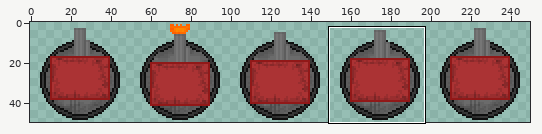
Sprite sheet, stored at standart.png. The picture above shows the old version from afar; the outline marks the close-up.
Close-up. The starting point:
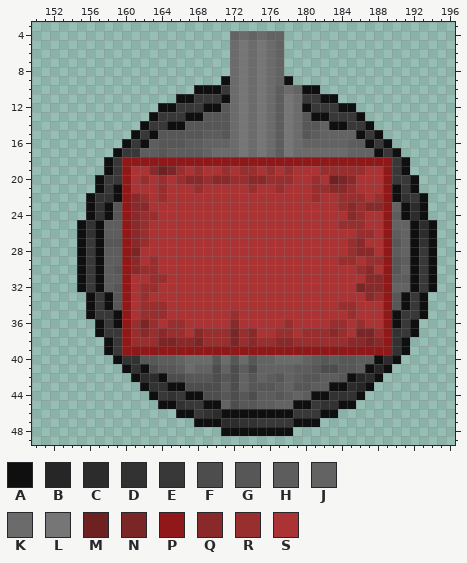
The file is 250x50 pixels. Colours within 5 levels of each other are drawn and written as one. Shown: x 150..196, y 3..49. The commit also changed other parts of the picture, which this record leaves out.
Palette (. is transparent): A #0f0f0f  B #262626  C #2c2c2c  D #323232  E #383838  F #4d4d4d  G #575757  H #5d5d5d  J #636363  K #6b6b6b  L #767676  M #6d2121  N #7a2526  P #911818  Q #89292a  R #992e2f  S #ab3334
Pixels before, first column x 155:
 4 .................JKJKJJ.................
 5 .................KLKLKJ.................
 6 .................KLKLKJ.................
 7 .................KLKLKJ.................
 8 .................KLKLKJ.................
 9 ................AKLKLKJA................
10 .............AAAEKLKLKHKJAA.............
11 ...........AAEEEAKLKLKHLKEEAA...........
12 .........AAEEEAAGKLKLKHLKAEEEAA.........
13 ........AEEEAAGGGKLKLKHLKGAAEEEA........
14 .......AEEAAGGGGGKLKLKHLKGGJAAEEA.......
15 ......AEAGGGGGHHGKLKLKHLKGHJJJJAEA......
16 .....AEAHGGGHHJJJKLKLKHLKJJJJJHHAEA.....
17 ....AEEHHGHHHHJKKKLKLKHLKKKKKKJJJAEA....
18 ...AEPPPPPPPPPPPPPPPPPPPPPPPPPPPPPPEA...
19 ...AEPSSQMNRSRSSRSRRSRSRSSSRRRRRSSPEA...
20 ..AEEPSRSRSRQQRQQRRQQRRRSSRSMNQSSSPEEA..
21 ..AEAPSSSRSSSRSSSSSRSSRSSSRRQQRSSSPAEA..
22 .ADDAPQRSRSSSSSSSSSSSSSSSSRSSRRRSRPADEA.
23 .ADAGPQQSSSSSSSSSSSSSSSSSSSSSRQRQQPJACA.
24 .ADAGPQRRSSSSSSSSSSSSSSSSSSSSSQRSSPHACA.
25 ADAHHPQRSSSSSSSSSSSSSSSSSSSSSRRRSSPJJACA
26 ADAHHPQRSSSSSSSSSSSSSSSSSSSSSSSRRSPHJACA
27 AEAGGPQRSSSSSSSSSSSSSSSSSSSSSSRQSSPGJADA
28 AEAHHPNSSSSSSSSSSSSSSSSSSSSSSSRQQSPHJAEA
29 AEAHHPQSRSSSSSSSSSSSSSSSSSSSSRRSRRPGHAEA
30 AEAHGPQRRSSSSSSSSSSSSSSSSSSSSSSRQSPGJAEA
31 AEAHHPSSRRSSSSSSSSSSSSSSSSSSSSSSQQPHHAEA
32 AEAHGPSRRSSSSSSSSSSSSSSSSSSSSSSNQQPJJAEA
33 .AEAGPSRSSSSSSSSSSSSSSSSSSSSSSSSQRPGAEA.
34 .AEAGPSRRRSSSSSSSSSSSSSSSSSSSRRSSSPGAEA.
35 .AEEAPSRRRSSSSSSSRSSSSSSSSSSSSRSSSPAEEA.
36 ..AEAPRNRSRRSSSSSQSSSSSRSSSSRRSRSSPAEA..
37 ..AEEPRQRQRRSQRRRNRQSSRRSRRRQRSNNRPDEA..
38 ...AEPRRRNNQQNRRRNRQRRQQRRRRRRQQNQPDA...
39 ...AEPPPPPPPPPPPPPPPPPPPPPPPPPPPPPPDA...
40 ....ADDGGHHJKKKGKGKGJJKKKJHGHGGHHACA....
41 .....ADAFGGHKJJFJFHFJJJJHHGFFGGHABA.....
42 ......ACCAFFGGGFGFJGJHGJHGGHHGABCA......
43 .......ADDAAFFFFHFJGGGHJGGHHAACBA.......
44 ........AEDEAAFFGFGFHHGHJHAADDDA........
45 .........AADEEAAJFGGHHJJAAEDDAA.........
46 ...........AAEDCAAAAAAAAEEEAA...........
47 .............AAACCDDEEEEAAA.............
48 ................AAAAAAAA................
The result:
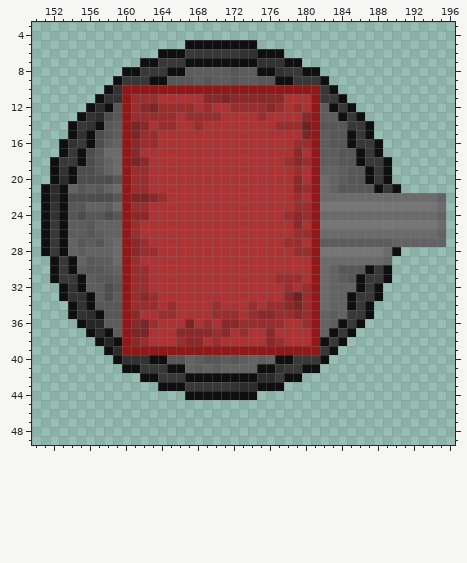
The edit:
Changed rows in their new state; - is an unchanged pixel.
first column x 151:
 4 ---------------------......------------------
 5 ----------------AAAAAAAA...------------------
 6 -------------AAAEEEEEEDDAAA------------------
 7 -----------AAEEEAAAAAAAADDDAA----------------
 8 ---------AAEEEAAHHHHHGHHAADEEAA--------------
 9 --------AEEEAAGGGHGHHGHHGGA-EEEA-------------
10 -------ADPPPPPPPPPPPPPPPPPPPPPPEA------------
11 ------ADDPRRRSSSSSQQNQQQQQQSSSPEEA-----------
12 -----ACAGPRQNRRRRSRSSRRRRQRSRSPHAE-----------
13 ----ADCFGPRRRRRSRRRRSSSSRSSSSQPHHA-----------
14 ---AEDAGHPNQSRRSSRSSSSSSSSRRRMPGGG-----------
15 ---ADAFGHPNRRSSSSSSSSSSSSSSSSNPHGGAEA.-------
16 --ADEAFHJPQRRSSSSSSSSSSSSSSSRRPHGGAEEA.------
17 --AEAFGKKPQSSSSSSSSSSSSSSSSSQSPHHGGAE-..-----
18 -AEEAFGJK-NQSSSSSSSSSSSSSSSRQR-HHGGAEEA..----
19 -ADAFFGJK-RRSSSS-S--S-SS-S-SR-PJJHGGAEA..----
20 -ACAFFFFG-R--S-SSSSSSSSSSSSSQ-PKJHGGAEA...---
21 ACAJGHGJK-RR-S---S-----S--S-QRPKJGGGGAE-..---
22 ACAFFFFFG-NNQ---------------R-PKKKKKKKKKKKKKJ
23 ADAGGJJHK-RR----------------RRPLLLLLLLLLLLLLK
24 ADAGFGGF---QS--------------RQRPKKKKKKKKKKKKKJ
25 AEAHHGJJJ-RS----------------Q-PLLLLLLLLLLLLLK
26 AEAHHGHJJ-RS----------------RRPKKKKKKKKKKKKKJ
27 AEAJGHGJK------------------RR-PHHHHHHHHJ-JJJJ
28 AEAJHJJJK-QRR---------------RRPLLLLLLLKA....-
29 -AEAJGH-K-R-S-----------------PKKKKKKKJ.....-
30 -AEAHGG-J-R-S-----------------PKJGGGAEA.....-
31 -AEE-HGG--RRSS------------RRR-PKJHGAEEA.....-
32 --AD-HHF--R-S--------------R-RPKJJJAEA......-
33 --ADD-HFH-RQR--------------QMRPKJJAEEA.....--
34 ---AD-GG--R--SR----R---R-RRQNRPKJJAEA......--
35 ---ADCAGG-QSS-R----RR--RQQRRQRPJHJEEA......--
36 ----ABBHH-Q---SSN-R-Q-RRRRRS-RPJHAEA......---
37 -----ACAH-NNSSSQQ-Q-QS-S-QSS-SPJAEA.......---
38 ------ABA-Q-SSSR-QS-SSSSSQRSSSPAEA.......----
39 --------C----------------------EA........----
40 -----------DAAGGJHG-H-HJH-AAEEEA........-----
41 ----------AEEEAAJH-H-JJJAADEEAA........------
42 ----------.AAEEEAAAAAAAACCEAA.........-------
43 -----------..A--EEEEEDCCAAA..........--------
44 ------------....--AAAAAA............---------
45 -------------......................----------
46 ---------------..................------------
47 -----------------..............--------------
48 --------------------........-----------------
Pixel boxes of the changes (left, top, right, bottom) in both close-ups:
changed: (41, 31, 446, 436)
